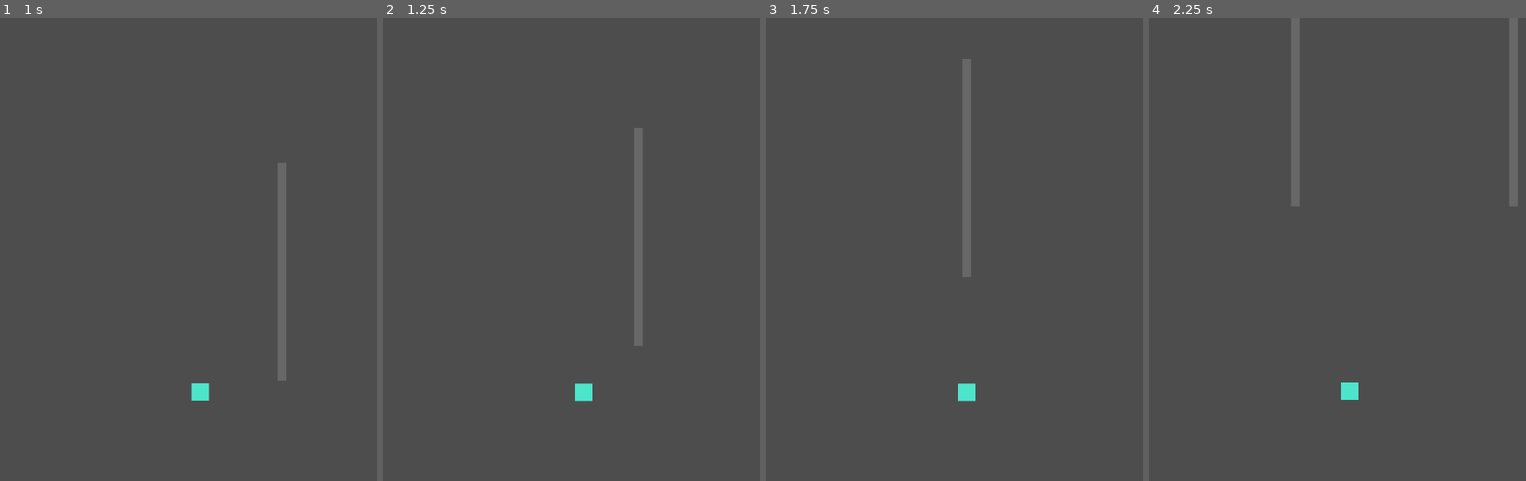
Above: before the commit, frames 1-4 (left to right).
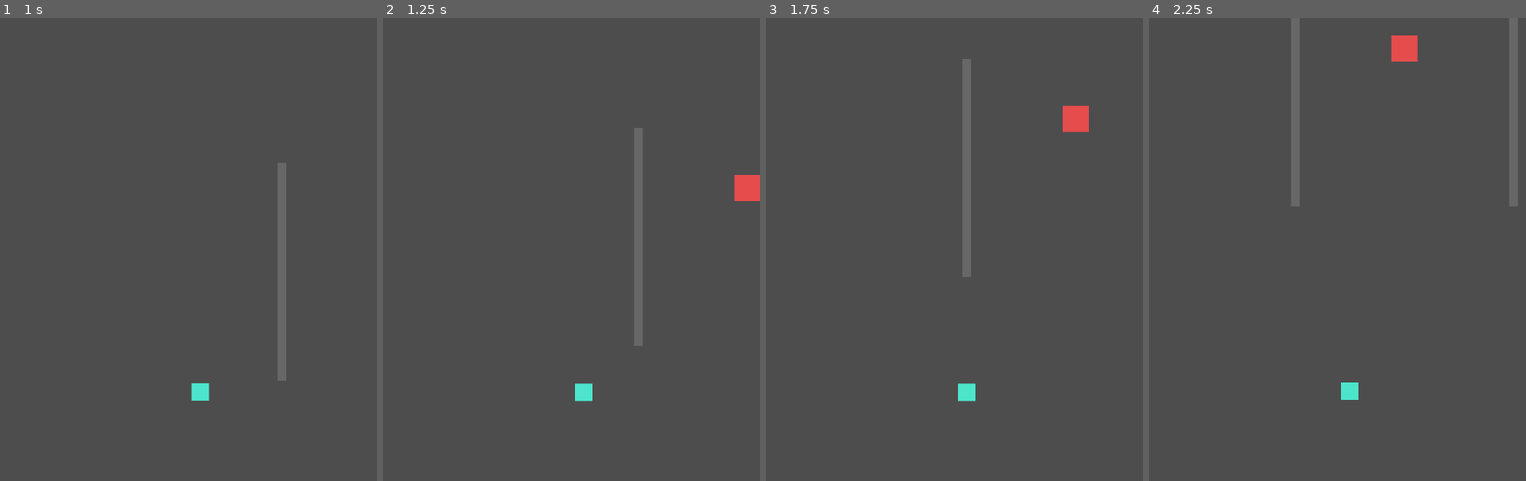
Above: after the commit, the same moments.

Repository: Cubensis91/breathe
Game: Godot game, scene res://scripts/world/world.tscn
Same seed, same stepped clock (60 frames per second), same inputs: the game is played once before the commit and once after it.
Inputs (mouse positions are in pixels of both pictures, inside the frame that each line leads up to):
- Up to frame 1 (1 s): move the mouse to (267, 332) at 0.52 s; click (267, 332) at 0.67 s
- Up to frame 2 (1.25 s): no input
- Up to frame 3 (1.75 s): move the mouse to (867, 402) at 1.27 s; click (867, 402) at 1.42 s
- Up to frame 4 (2.25 s): move the mouse to (1367, 212) at 2.02 s; click (1367, 212) at 2.17 s

Frame 1 is identical in both runs. In frame 2, 0.4% of the frame differs, in the area x 93-100%, y 33-40%; in frame 3, 0.4%, in the area x 78-86%, y 18-25%; in frame 4, 0.4%.

Commit message:
feat: add static and moving obstacles, wire into collision rule (Milestone 8)
Introduces real obstacle types and connects Milestone 7's collision rule
to them for the first time:

- Obstacle (scripts/world/obstacle.gd, obstacle.tscn): the static type -
  just an exported radius and a scene position, no movement script, no
  Area2D/CollisionShape2D (collision is pure geometry per Milestone 7).
- MovingObstacle (scripts/world/moving_obstacle.gd, moving_obstacle.tscn,
  extends obstacle.gd via file-path extends): vertical sine oscillation
  around an explicit origin_y via pure compute_offset_y()/advance().
- player.gd: added exported radius (16.0) matching its CollisionShape2D,
  so Player exposes the same position+radius contract Obstacle does.
- world.gd: gather_obstacles() collects real Obstacle/MovingObstacle
  children into the {"position","radius"} shape CollisionSystem expects.
  get_game_state() looks up the real GameState autoload via
  get_node_or_null("/root/GameState"), guarded by is_inside_tree().
  step() now calls CollisionSystem.check_obstacles() when a real
  game_state is found.
- world.tscn: added one Obstacle and one MovingObstacle instance.

Key discovery, confirmed via direct probe: bare autoload identifiers
(writing `GameState` directly) fail to *compile* when a script is loaded
via `godot4 --headless -s <script>` - autoloads only get injected as
globals during a real project boot. get_node_or_null() with an absolute
path is a runtime lookup that compiles everywhere and degrades to null
in tests instead.

tests/test_obstacle.gd (5/5), tests/test_moving_obstacle.gd (8/8), and an
extended tests/test_world.gd (12/12, was 6/6) cover the new logic. Marked
PARTIALLY COMPLETED in ROADMAP.md: wiring is done and tested, but nobody
has seen an obstacle on screen or a real collision happen yet (GameState
never reaches PLAYING until Milestone 11) - visual/feel verification is
carried-over debt alongside Milestones 5 and 6.

Diff:
--- a/scripts/player/player.gd
+++ b/scripts/player/player.gd
@@ -26,6 +26,13 @@
 
 var velocity: Vector2 = Vector2.ZERO
 
+## Collision radius (Milestone 8), matching the CollisionShape2D's
+## CircleShape2D radius in player.tscn (kept in sync manually - there's no
+## Godot physics body involved in collision detection, see
+## scripts/systems/collision_system.gd, so this is the actual source of
+## truth for the game-logic collision check, not the CollisionShape2D).
+@export var radius: float = 16.0
+
 func get_breathing() -> BreathingControllerScript:
 	return get_node_or_null("BreathingController") as BreathingControllerScript
 
--- /dev/null
+++ b/scripts/world/moving_obstacle.gd
@@ -0,0 +1,31 @@
+extends "res://scripts/world/obstacle.gd"
+class_name MovingObstacle
+
+## Moving obstacle (Milestone 8): oscillates vertically around origin_y.
+##
+## Extends obstacle.gd via file-path `extends` (not the global class name)
+## because class_name only becomes globally resolvable after a project
+## scan, which this CLI-only workflow never triggers - see Milestone 6's
+## docs/current_status.md note. File-path extends works regardless.
+##
+## origin_y is set explicitly (matching the node's initial position.y in
+## the scene file) rather than captured via _ready(), so this doesn't
+## depend on tree-entry timing - testable by just calling advance() with
+## an arbitrary elapsed time.
+
+@export var origin_y: float = 0.0
+@export var amplitude: float = 100.0
+@export var period: float = 2.0
+
+var elapsed: float = 0.0
+
+## Pure function: vertical offset from origin_y at a given elapsed time.
+func compute_offset_y(elapsed_time: float) -> float:
+	return amplitude * sin(TAU * elapsed_time / period)
+
+func advance(delta: float) -> void:
+	elapsed += delta
+	position.y = origin_y + compute_offset_y(elapsed)
+
+func _physics_process(delta: float) -> void:
+	advance(delta)
--- /dev/null
+++ b/scripts/world/moving_obstacle.tscn
@@ -0,0 +1,10 @@
+[gd_scene load_steps=2 format=3]
+
+[ext_resource type="Script" path="res://scripts/world/moving_obstacle.gd" id="1"]
+
+[node name="MovingObstacle" type="Node2D"]
+script = ExtResource("1")
+
+[node name="Visual" type="Polygon2D" parent="."]
+polygon = PackedVector2Array(-24, -24, 24, -24, 24, 24, -24, 24)
+color = Color(0.9, 0.6, 0.2, 1)
--- /dev/null
+++ b/scripts/world/obstacle.gd
@@ -0,0 +1,14 @@
+extends Node2D
+class_name Obstacle
+
+## Static obstacle (Milestone 8): a fixed position + a collision radius,
+## nothing else. "Static" just means there's no movement behavior - it
+## sits wherever it's placed in world-space (see obstacle.tscn).
+##
+## radius matches what scripts/systems/collision_system.gd's
+## check_obstacles() expects: anything with a "position" and a "radius".
+## Deliberately not an Area2D/CollisionShape2D - Milestone 7 decided
+## collision is pure geometry, not Godot physics-engine overlap detection,
+## so no physics body is needed here.
+
+@export var radius: float = 24.0
--- /dev/null
+++ b/scripts/world/obstacle.tscn
@@ -0,0 +1,10 @@
+[gd_scene load_steps=2 format=3]
+
+[ext_resource type="Script" path="res://scripts/world/obstacle.gd" id="1"]
+
+[node name="Obstacle" type="Node2D"]
+script = ExtResource("1")
+
+[node name="Visual" type="Polygon2D" parent="."]
+polygon = PackedVector2Array(-24, -24, 24, -24, 24, 24, -24, 24)
+color = Color(0.9, 0.3, 0.3, 1)
--- a/scripts/world/world.gd
+++ b/scripts/world/world.gd
@@ -7,16 +7,52 @@
 ## child of Player in player.tscn with position_smoothing enabled, so it
 ## tracks Player's transform automatically.
 ##
-## Not yet gated by GameState (Milestone 3) - that wiring (only scroll while
-## PLAYING, etc.) belongs to Milestone 11 (UI and Game States).
+## Milestone 8 adds obstacle collection and wires it into
+## scripts/systems/collision_system.gd's death-trigger check.
+##
+## Not yet gated by GameState for scroll/obstacles-only-while-PLAYING - that
+## wiring belongs to Milestone 11 (UI and Game States).
 
 const ScrollManagerScript = preload("res://scripts/world/scroll_manager.gd")
 const PlayerScript = preload("res://scripts/player/player.gd")
+const ObstacleScript = preload("res://scripts/world/obstacle.gd")
+const CollisionSystemScript = preload("res://scripts/systems/collision_system.gd")
 
 var scroll_manager := ScrollManagerScript.new()
 
 func get_player() -> PlayerScript:
 	return get_node_or_null("Player") as PlayerScript
+
+## Direct children that are Obstacle (or MovingObstacle, which extends it)
+## instances, as {"position": Vector2, "radius": float} - the shape
+## scripts/systems/collision_system.gd expects. Pure/structural (just reads
+## get_children() and each child's own state), so it's testable without a
+## live scene tree or GameState.
+func gather_obstacles() -> Array:
+	var obstacle_data: Array = []
+	for child in get_children():
+		if child is ObstacleScript:
+			obstacle_data.append({"position": child.position, "radius": child.radius})
+	return obstacle_data
+
+## The GameState autoload, looked up by absolute NodePath rather than the
+## bare "GameState" identifier. Bare autoload identifiers only resolve when
+## Godot boots the actual project (autoloads get injected as globals during
+## that boot sequence) - they fail to even *compile* when a script is
+## loaded via `godot4 --headless -s <script>`, which is how every headless
+## test in this project runs. get_node_or_null() is a runtime string
+## lookup, so it compiles fine everywhere and simply returns null when
+## there's no live autoload to find (e.g. in tests), letting the
+## collision-death check degrade to a no-op instead of crashing.
+func get_game_state():
+	# get_node_or_null() with an absolute path still logs an ERROR (not just
+	# a quiet null) when called outside any live tree at all, which is
+	# exactly the case in every headless test here. Checking is_inside_tree()
+	# first avoids that noise while still finding the real autoload once
+	# this World is actually part of a running game.
+	if not is_inside_tree():
+		return null
+	return get_node_or_null("/root/GameState")
 
 ## Advances world state by one timestep. Public (not just the _physics_process
 ## hook) so tests can call it directly without needing a live engine loop.
@@ -25,6 +61,9 @@
 	var player := get_player()
 	if player:
 		player.velocity.x = scroll_manager.scroll_speed
+		var game_state = get_game_state()
+		if game_state:
+			CollisionSystemScript.check_obstacles(player.position, player.radius, gather_obstacles(), game_state)
 
 func _physics_process(delta: float) -> void:
 	step(delta)
--- a/scripts/world/world.tscn
+++ b/scripts/world/world.tscn
@@ -1,7 +1,9 @@
-[gd_scene load_steps=3 format=3]
+[gd_scene load_steps=5 format=3]
 
 [ext_resource type="Script" path="res://scripts/world/world.gd" id="1"]
 [ext_resource type="PackedScene" path="res://scripts/player/player.tscn" id="2"]
+[ext_resource type="PackedScene" path="res://scripts/world/obstacle.tscn" id="3"]
+[ext_resource type="PackedScene" path="res://scripts/world/moving_obstacle.tscn" id="4"]
 
 [node name="World" type="Node2D"]
 script = ExtResource("1")
@@ -28,3 +30,12 @@
 position = Vector2(1700, 640)
 polygon = PackedVector2Array(-8, -200, 8, -200, 8, 200, -8, 200)
 color = Color(1, 1, 1, 0.15)
+
+[node name="Obstacle1" parent="." instance=ExtResource("3")]
+position = Vector2(700, 550)
+
+[node name="MovingObstacle1" parent="." instance=ExtResource("4")]
+position = Vector2(1100, 640)
+origin_y = 640.0
+amplitude = 150.0
+period = 3.0
--- /dev/null
+++ b/tests/test_moving_obstacle.gd
@@ -0,0 +1,51 @@
+extends SceneTree
+
+## Headless test for scripts/world/moving_obstacle.gd and moving_obstacle.tscn.
+## Run via: godot4 --headless -s res://tests/test_moving_obstacle.gd
+
+const MovingObstacleScene = preload("res://scripts/world/moving_obstacle.tscn")
+const MovingObstacleScript = preload("res://scripts/world/moving_obstacle.gd")
+const ObstacleScript = preload("res://scripts/world/obstacle.gd")
+
+var _passed := 0
+var _failed := 0
+
+func _check(condition: bool, description: String) -> void:
+	if condition:
+		_passed += 1
+	else:
+		_failed += 1
+		print("FAIL: %s" % description)
+
+func _approx(a: float, b: float, eps: float = 0.01) -> bool:
+	return abs(a - b) <= eps
+
+func _initialize() -> void:
+	var scene_instance = MovingObstacleScene.instantiate()
+	_check(scene_instance is ObstacleScript, "moving_obstacle.tscn instantiates as an Obstacle (inherits radius)")
+	_check(scene_instance is MovingObstacleScript, "moving_obstacle.tscn instantiates as a MovingObstacle")
+	scene_instance.free()
+
+	var m = MovingObstacleScript.new()
+	m.origin_y = 500.0
+	m.amplitude = 100.0
+	m.period = 2.0
+
+	# Pure sine math, independent of any node state.
+	_check(_approx(m.compute_offset_y(0.0), 0.0), "offset at t=0 is 0")
+	_check(_approx(m.compute_offset_y(m.period * 0.25), m.amplitude), "offset at quarter-period is +amplitude")
+	_check(_approx(m.compute_offset_y(m.period * 0.5), 0.0), "offset at half-period is back to 0")
+	_check(_approx(m.compute_offset_y(m.period * 0.75), -m.amplitude), "offset at three-quarter-period is -amplitude")
+
+	# advance() applies the offset relative to origin_y onto position.y.
+	m.position.y = m.origin_y
+	m.advance(m.period * 0.25)
+	_check(_approx(m.position.y, m.origin_y + m.amplitude), "advance() moves position.y to origin_y + amplitude at quarter-period")
+
+	m.advance(m.period * 0.25)
+	_check(_approx(m.position.y, m.origin_y), "advance() accumulates elapsed time correctly (back to origin_y at half-period)")
+
+	m.free()
+
+	print("test_moving_obstacle: %d passed, %d failed" % [_passed, _failed])
+	quit(1 if _failed > 0 else 0)
--- /dev/null
+++ b/tests/test_obstacle.gd
@@ -0,0 +1,35 @@
+extends SceneTree
+
+## Headless test for scripts/world/obstacle.gd and obstacle.tscn.
+## Run via: godot4 --headless -s res://tests/test_obstacle.gd
+
+const ObstacleScene = preload("res://scripts/world/obstacle.tscn")
+const ObstacleScript = preload("res://scripts/world/obstacle.gd")
+
+var _passed := 0
+var _failed := 0
+
+func _check(condition: bool, description: String) -> void:
+	if condition:
+		_passed += 1
+	else:
+		_failed += 1
+		print("FAIL: %s" % description)
+
+func _initialize() -> void:
+	var scene_instance = ObstacleScene.instantiate()
+	_check(scene_instance is Node2D, "obstacle.tscn instantiates as a Node2D")
+	_check(scene_instance.radius == 24.0, "obstacle.tscn instance has the default radius")
+	scene_instance.free()
+
+	var o = ObstacleScript.new()
+	_check(o.radius == 24.0, "default Obstacle radius is 24.0")
+	_check(o.position == Vector2.ZERO, "default Obstacle position is origin - static, no movement behavior")
+
+	o.radius = 40.0
+	_check(o.radius == 40.0, "radius is overridable")
+
+	o.free()
+
+	print("test_obstacle: %d passed, %d failed" % [_passed, _failed])
+	quit(1 if _failed > 0 else 0)
--- a/tests/test_world.gd
+++ b/tests/test_world.gd
@@ -6,6 +6,7 @@
 const WorldScene = preload("res://scripts/world/world.tscn")
 const WorldScript = preload("res://scripts/world/world.gd")
 const PlayerScript = preload("res://scripts/player/player.gd")
+const ObstacleScript = preload("res://scripts/world/obstacle.gd")
 
 var _passed := 0
 var _failed := 0
@@ -44,6 +45,29 @@
 	_check(_approx(world.scroll_manager.distance_traveled, expected_distance), "scroll_manager accumulates distance correctly")
 	_check(_approx(player.position.x, start_x + expected_distance), "player.position.x advances with world scroll")
 
+	# Milestone 8: World collects its Obstacle/MovingObstacle children.
+	var obstacles := world.gather_obstacles()
+	_check(obstacles.size() == 2, "world.tscn has 2 obstacle children (Obstacle1, MovingObstacle1)")
+
+	var found_static := false
+	var found_moving := false
+	for o in obstacles:
+		_check(o.has("position") and o.has("radius"), "each gathered obstacle has position and radius keys")
+		if _approx(o.position.x, 700.0) and _approx(o.position.y, 550.0):
+			found_static = true
+		if _approx(o.position.x, 1100.0) and _approx(o.position.y, 640.0):
+			found_moving = true
+	_check(found_static, "gathered obstacles include Obstacle1 at its scene position (700, 550)")
+	_check(found_moving, "gathered obstacles include MovingObstacle1 at its initial position (1100, 640)")
+	# obstacles.size() == 2 (checked above) already confirms Player and the
+	# 4 Marker Polygon2Ds are correctly excluded (world.tscn has 7 children
+	# total: Player, 4 Markers, Obstacle1, MovingObstacle1).
+
+	# get_game_state() returns null outside a live project boot (no autoload
+	# context under -s script mode) - step() must degrade gracefully, not crash.
+	_check(world.get_game_state() == null, "get_game_state() is null under -s script mode (no autoload context)")
+	world.step(0.1)  # must not crash even though get_game_state() is null
+
 	world.free()
 
 	print("test_world: %d passed, %d failed" % [_passed, _failed])
Not shown, changed: CHANGELOG.md
Not shown, changed: ROADMAP.md
Not shown, changed: docs/current_status.md
